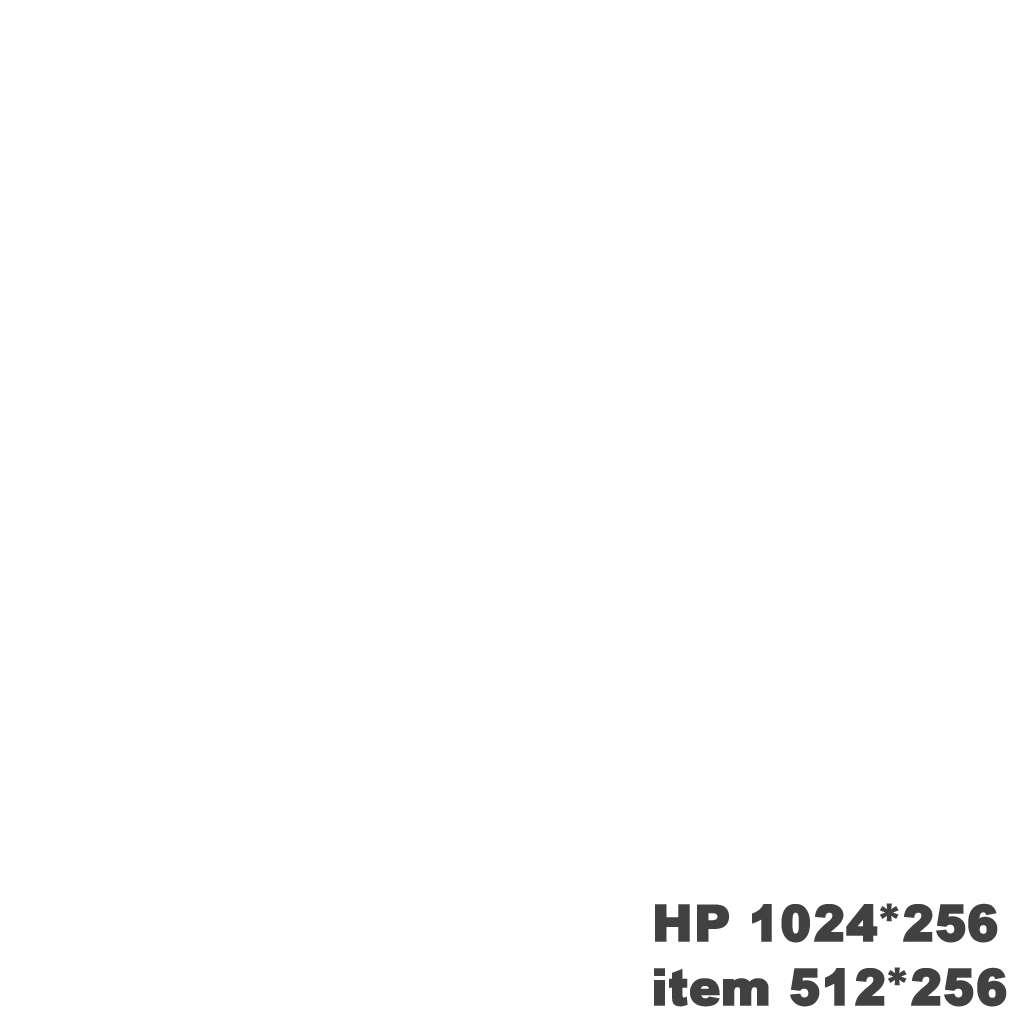
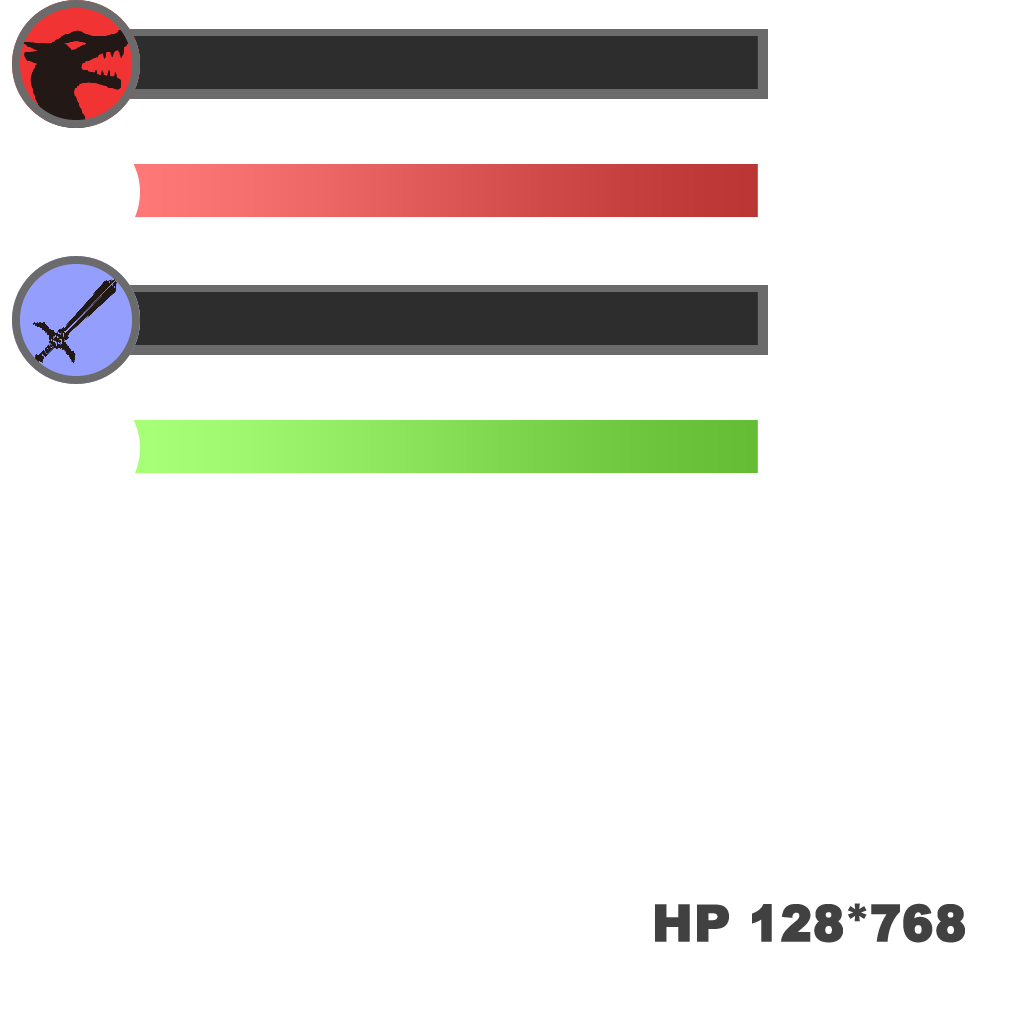
Layered file, before and after one edit (1024x1024). Changes by layer:
renamed "HP 1024*256 item 512*256" to "HP 128*768", painted on it over [654, 903, 1007, 1007]
added group "PlayerHP" with 8 layers above "enemyHP" over [12, 256, 768, 473]
added group "playerHPgage" with 1 layers in group "PlayerHP" over [133, 420, 758, 473]
added layer "シェイプ 3 のコピー 3" in group "playerHPgage" over [133, 420, 758, 473]
added group "playerHP" with 5 layers in group "PlayerHP" over [12, 256, 768, 384]
added layer "シェイプ 1 のコピー 4" in group "playerHP" over [12, 256, 140, 384]
added layer "レイヤー 2" in group "playerHP" over [33, 279, 117, 364]
added layer "シェイプ 1 のコピー 2" in group "playerHP" over [12, 256, 140, 384]
added layer "シェイプ 3 のコピー 2" in group "playerHP" over [133, 292, 758, 345]
added layer "シェイプ 2 のコピー" in group "playerHP" over [112, 285, 768, 355]
added group "enemyHP" (1st of 2) with 8 layers above "背景" over [12, 0, 768, 217]
added group "enemyHPgage" with 1 layers in group "enemyHP" over [133, 164, 758, 217]
added layer "シェイプ 3 のコピー" in group "enemyHPgage" over [133, 164, 758, 217]
added group "enemyHP" (2nd of 2, in "enemyHP") with 5 layers in group "enemyHP" over [12, 0, 768, 166]
added layer "シェイプ 1 のコピー" in group "enemyHP" over [12, 0, 140, 128]
moved "レイヤー 1" into group "enemyHP", painted on it over [18, 29, 130, 128]
added layer "シェイプ 1" in group "enemyHP" over [12, 0, 140, 128]
added layer "シェイプ 3" in group "enemyHP" over [133, 36, 758, 89]
added layer "シェイプ 2" in group "enemyHP" over [112, 29, 768, 99]
